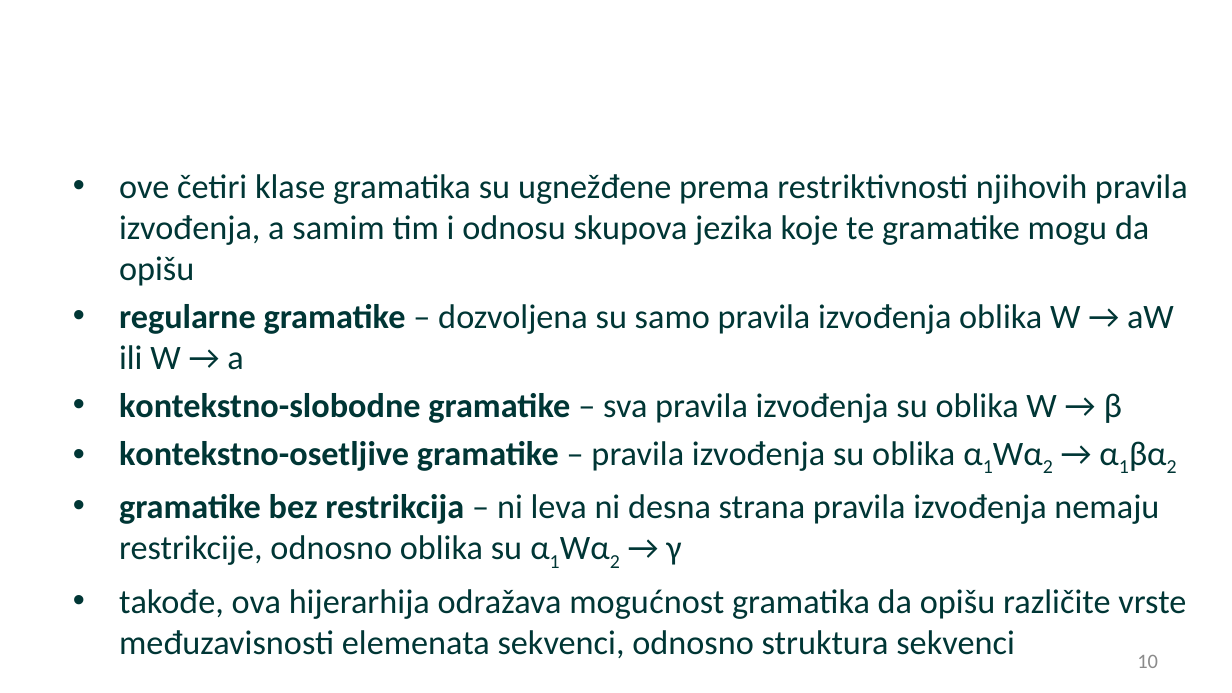
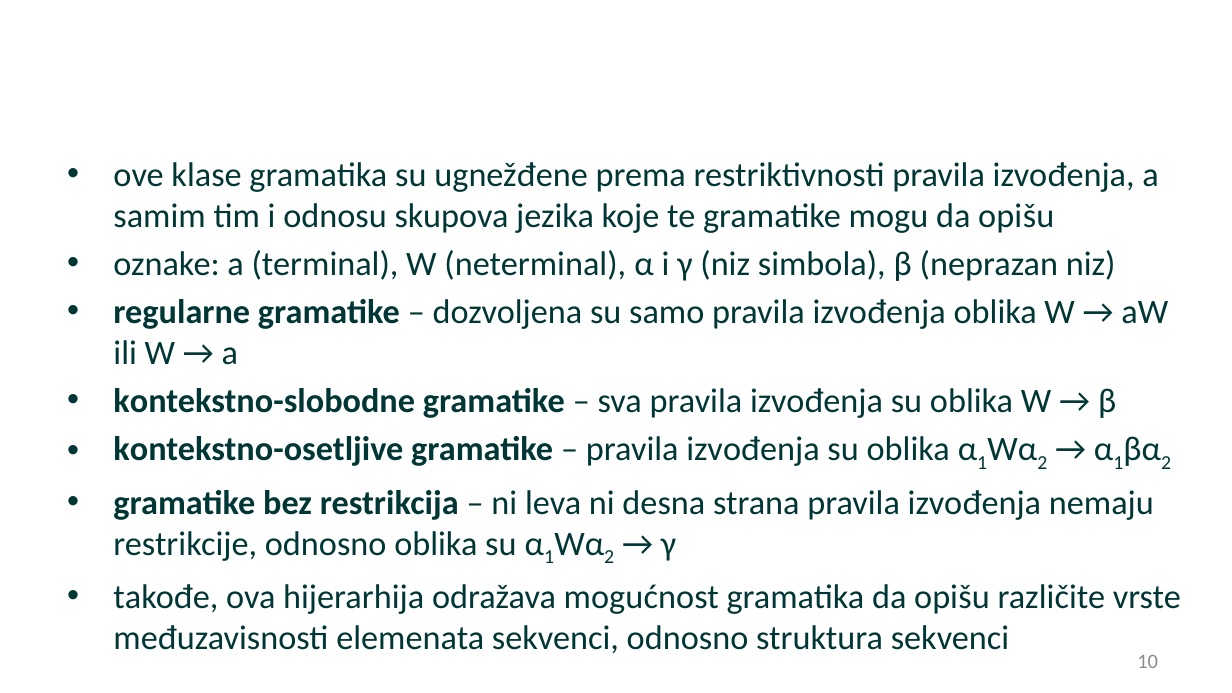
Before and after one commit to matfija/Sekundarna-struktura-tRNK, a slide deck: slide 10 of slajdovi/Sekvence-slajdovi.pptx. Drawn at 1232x693 pixels with LibreOffice and Linux fonts; fonts in the diff are those of the drawing; background and template pictures are left out. Boxes give left, top, right and bottom in pixels: in the first picture for what was removed or moved away, otherwise in the second. Text is boxed around its words. In the diff, an @@ line names an element or a change of style, - is before the commit and + after.

```diff
--- a/slajdovi/Sekvence-slajdovi.pptx
+++ b/slajdovi/Sekvence-slajdovi.pptx
@@ text "ove klase gramatika su ugnežđene ...": place and size @@
-text "ove klase gramatika su ugnežđene ..." at box(119, 174, 1188, 658)
+text "ove klase gramatika su ugnežđene ..." at box(113, 162, 1181, 653)
@@ text at box(113, 162, 1158, 281): text changed @@
-• ove četiri klase gramatika su ugnežđene prema restriktivnosti njihovih pravila izvođenja, a samim tim i odnosu skupova jezika koje te gramatike mogu da opišu
+• ove klase gramatika su ugnežđene prema restriktivnosti pravila izvođenja, a samim tim i odnosu skupova jezika koje te gramatike mogu da opišu
+• oznake: a (terminal), W (neterminal), α i γ (niz simbola), β (neprazan niz)
```
Also in this commit, not shown: 1 other file.
